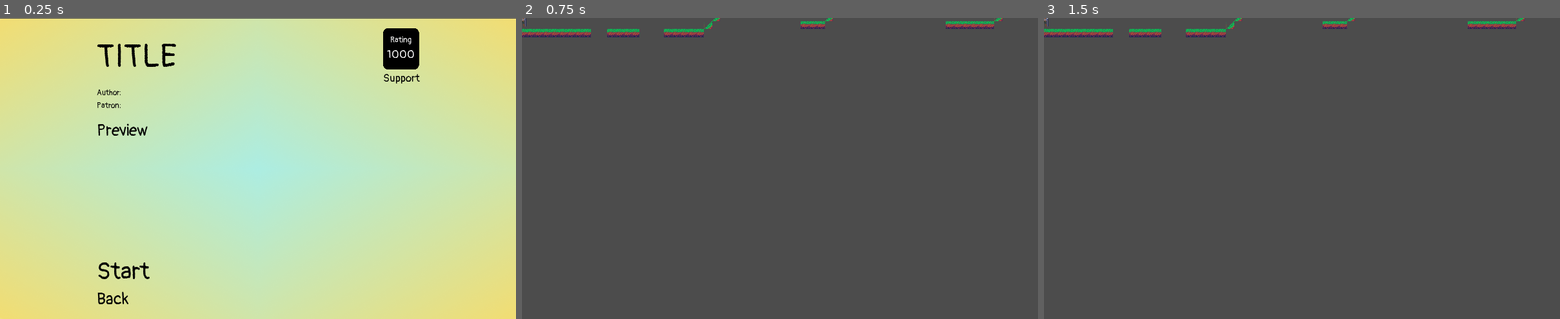
Above: before the commit, frames 1-3 (left to right).
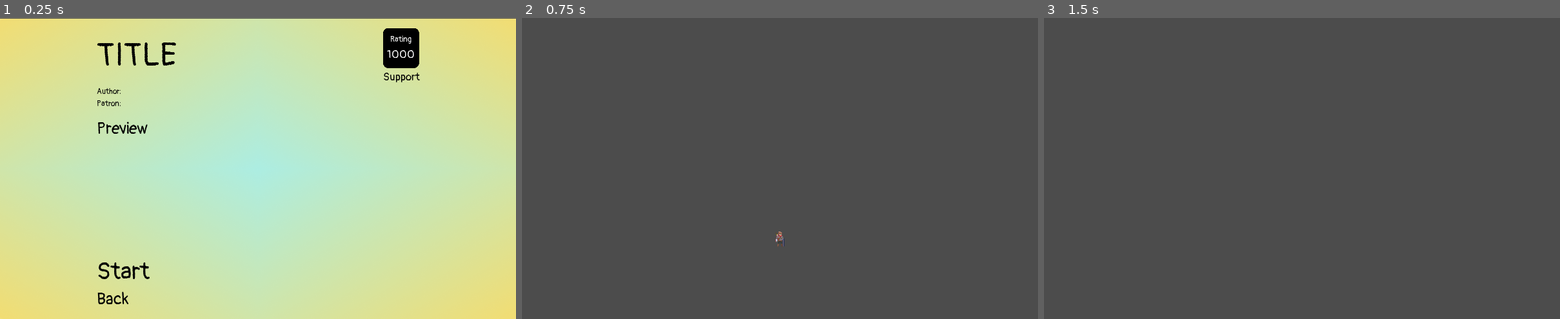
Above: after the commit, the same moments.

Repository: SquadGames/Platformer
Game: Godot game, scene res://LevelDetails.tscn
Two runs of this game, one before a commit and one after it. Both use one fixed random seed, a clock stepped at 60 frames per second and the inputs below. This scene is started directly instead of the project's main scene.
Inputs (mouse positions are in pixels of both pictures, inside the frame that each line leads up to):
- Up to frame 1 (0.25 s): no input
- Up to frame 2 (0.75 s): click "Start" at 0.5 s
- Up to frame 3 (1.5 s): tap Enter at 1.25 s; move the mouse to (1415, 153) at 1.27 s; hold Right (ui_right) from 1.28 s (still down); tap Space (jump) at 1.35 s

The runs differ from the first frame. In frame 1, 0.7% of the frame differs, in the area x 18-82%, y 3-40%; in frame 2, 1.2%, in the area x 0-94%, y 0-76%; in frame 3, 1.2%.
Error in both runs: Attempt to call function 'instance' in base 'null instance' on a null instance. (res://Level.gd:13)

Commit message:
progress

Diff:
--- a/Level.tscn
+++ b/Level.tscn
@@ -1,8 +1,7 @@
-[gd_scene load_steps=5 format=2]
+[gd_scene load_steps=4 format=2]
 
 [ext_resource path="res://Level.gd" type="Script" id=1]
 [ext_resource path="res://Player.tscn" type="PackedScene" id=2]
-[ext_resource path="res://levels/Jumps.tscn" type="PackedScene" id=3]
 
 [sub_resource type="LineShape2D" id=1]
 
@@ -10,6 +9,12 @@
 script = ExtResource( 1 )
 
 [node name="Player" parent="." instance=ExtResource( 2 )]
+
+[node name="Camera2D" type="Camera2D" parent="Player"]
+current = true
+limit_bottom = 200
+drag_margin_h_enabled = true
+drag_margin_v_enabled = true
 
 [node name="FallZone" type="Area2D" parent="."]
 collision_layer = 8
@@ -19,6 +24,4 @@
 position = Vector2( 0, 200 )
 shape = SubResource( 1 )
 
-[node name="Level" parent="." instance=ExtResource( 3 )]
-
 [connection signal="body_entered" from="FallZone" to="." method="_on_FallZone_body_entered"]
--- a/LevelDetails.tscn
+++ b/LevelDetails.tscn
@@ -73,24 +73,24 @@
 
 [node name="TitleRow" type="HBoxContainer" parent="MainColumn"]
 margin_right = 640.0
-margin_bottom = 115.0
-size_flags_vertical = 3
-size_flags_stretch_ratio = 0.52
+margin_bottom = 112.0
+size_flags_vertical = 3
+size_flags_stretch_ratio = 0.5
 __meta__ = {
 "_edit_use_anchors_": false
 }
 
 [node name="TitleBox" type="VBoxContainer" parent="MainColumn/TitleRow"]
 margin_right = 563.0
-margin_bottom = 115.0
+margin_bottom = 112.0
 size_flags_horizontal = 3
 size_flags_vertical = 3
 alignment = 1
 
 [node name="Title" type="RichTextLabel" parent="MainColumn/TitleRow/TitleBox"]
-margin_top = 17.0
+margin_top = 15.0
 margin_right = 563.0
-margin_bottom = 98.0
+margin_bottom = 96.0
 custom_fonts/normal_font = SubResource( 10 )
 custom_colors/default_color = Color( 0, 0, 0, 1 )
 custom_colors/selection_color = Color( 0, 0, 0, 1 )
@@ -101,11 +101,11 @@
 [node name="SupportBox" type="VBoxContainer" parent="MainColumn/TitleRow"]
 margin_left = 567.0
 margin_right = 640.0
-margin_bottom = 115.0
+margin_bottom = 112.0
 
 [node name="RatingBG" type="TextureRect" parent="MainColumn/TitleRow/SupportBox"]
 margin_right = 73.0
-margin_bottom = 83.0
+margin_bottom = 80.0
 size_flags_vertical = 3
 texture = ExtResource( 5 )
 expand = true
@@ -120,9 +120,9 @@
 }
 
 [node name="RatingLabel" type="RichTextLabel" parent="MainColumn/TitleRow/SupportBox/RatingBG/RatingBox"]
-margin_top = 14.0
-margin_right = 73.0
-margin_bottom = 35.0
+margin_top = 13.0
+margin_right = 73.0
+margin_bottom = 34.0
 size_flags_stretch_ratio = 0.81
 custom_fonts/normal_font = SubResource( 1 )
 custom_colors/default_color = Color( 1, 1, 1, 1 )
@@ -134,9 +134,9 @@
 fit_content_height = true
 
 [node name="Rating" type="RichTextLabel" parent="MainColumn/TitleRow/SupportBox/RatingBG/RatingBox"]
-margin_top = 39.0
-margin_right = 73.0
-margin_bottom = 68.0
+margin_top = 38.0
+margin_right = 73.0
+margin_bottom = 67.0
 custom_fonts/normal_font = SubResource( 2 )
 custom_colors/default_color = Color( 1, 1, 1, 1 )
 custom_colors/selection_color = Color( 1, 1, 1, 1 )
@@ -147,9 +147,9 @@
 fit_content_height = true
 
 [node name="SupportButton" parent="MainColumn/TitleRow/SupportBox" instance=ExtResource( 2 )]
-margin_top = 87.0
-margin_right = 73.0
-margin_bottom = 115.0
+margin_top = 84.0
+margin_right = 73.0
+margin_bottom = 112.0
 custom_fonts/font = SubResource( 3 )
 text = "Support"
 type = "link"
@@ -159,9 +159,9 @@
 selected_outline_size = 12
 
 [node name="Author" type="RichTextLabel" parent="MainColumn"]
-margin_top = 119.0
-margin_right = 640.0
-margin_bottom = 140.0
+margin_top = 116.0
+margin_right = 640.0
+margin_bottom = 137.0
 custom_fonts/normal_font = SubResource( 4 )
 custom_colors/default_color = Color( 0, 0, 0, 1 )
 custom_colors/selection_color = Color( 0, 0, 0, 1 )
@@ -170,9 +170,9 @@
 fit_content_height = true
 
 [node name="Patron" type="RichTextLabel" parent="MainColumn"]
-margin_top = 144.0
-margin_right = 640.0
-margin_bottom = 165.0
+margin_top = 141.0
+margin_right = 640.0
+margin_bottom = 162.0
 custom_fonts/normal_font = SubResource( 5 )
 custom_colors/default_color = Color( 0, 0, 0, 1 )
 custom_colors/selection_color = Color( 0, 0, 0, 1 )
@@ -181,16 +181,16 @@
 fit_content_height = true
 
 [node name="TextureRect" type="TextureRect" parent="MainColumn"]
-margin_top = 169.0
-margin_right = 640.0
-margin_bottom = 180.0
+margin_top = 166.0
+margin_right = 640.0
+margin_bottom = 177.0
 size_flags_vertical = 3
 size_flags_stretch_ratio = 0.05
 
 [node name="PreviewLabel" type="RichTextLabel" parent="MainColumn"]
-margin_top = 184.0
-margin_right = 640.0
-margin_bottom = 225.0
+margin_top = 181.0
+margin_right = 640.0
+margin_bottom = 222.0
 custom_fonts/normal_font = SubResource( 7 )
 custom_colors/default_color = Color( 0, 0, 0, 1 )
 custom_colors/selection_color = Color( 0, 0, 0, 1 )
@@ -199,7 +199,7 @@
 fit_content_height = true
 
 [node name="Preview" type="TextureRect" parent="MainColumn"]
-margin_top = 229.0
+margin_top = 226.0
 margin_right = 640.0
 margin_bottom = 452.0
 size_flags_vertical = 3
--- a/Player.gd
+++ b/Player.gd
@@ -12,7 +12,7 @@
 }
 enum Direction {RIGHT, LEFT, NONE}
 
-var paused = true
+var paused = false
 
 var velocity = Vector2(0, 0)
 var poke_vector = Vector2(0, 0)
--- a/Player.tscn
+++ b/Player.tscn
@@ -24,14 +24,14 @@
 "name": "idle",
 "speed": 5.0
 }, {
+"frames": [ ExtResource( 12 ), ExtResource( 13 ), ExtResource( 14 ), ExtResource( 14 ), ExtResource( 13 ), ExtResource( 12 ) ],
+"loop": false,
+"name": "jump",
+"speed": 5.0
+}, {
 "frames": [ ExtResource( 6 ), ExtResource( 7 ), ExtResource( 8 ), ExtResource( 9 ), ExtResource( 10 ), ExtResource( 11 ) ],
 "loop": true,
 "name": "run",
-"speed": 5.0
-}, {
-"frames": [ ExtResource( 12 ), ExtResource( 13 ), ExtResource( 14 ), ExtResource( 14 ), ExtResource( 13 ), ExtResource( 12 ) ],
-"loop": false,
-"name": "jump",
 "speed": 5.0
 } ]
 
@@ -1215,5 +1215,6 @@
 
 [node name="ControlLockTimeout" type="Timer" parent="."]
 one_shot = true
+
 [connection signal="body_entered" from="Parasol" to="." method="_on_Parasol_body_entered"]
 [connection signal="timeout" from="ControlLockTimeout" to="." method="_on_ControlLockTimeout_timeout"]
